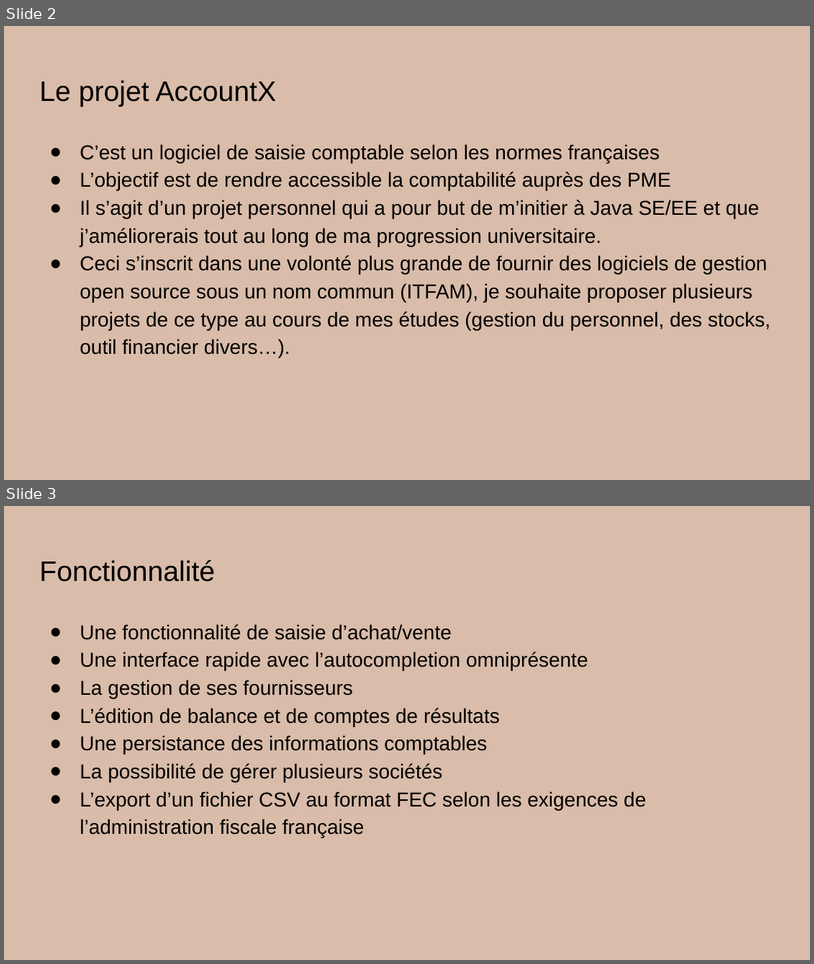
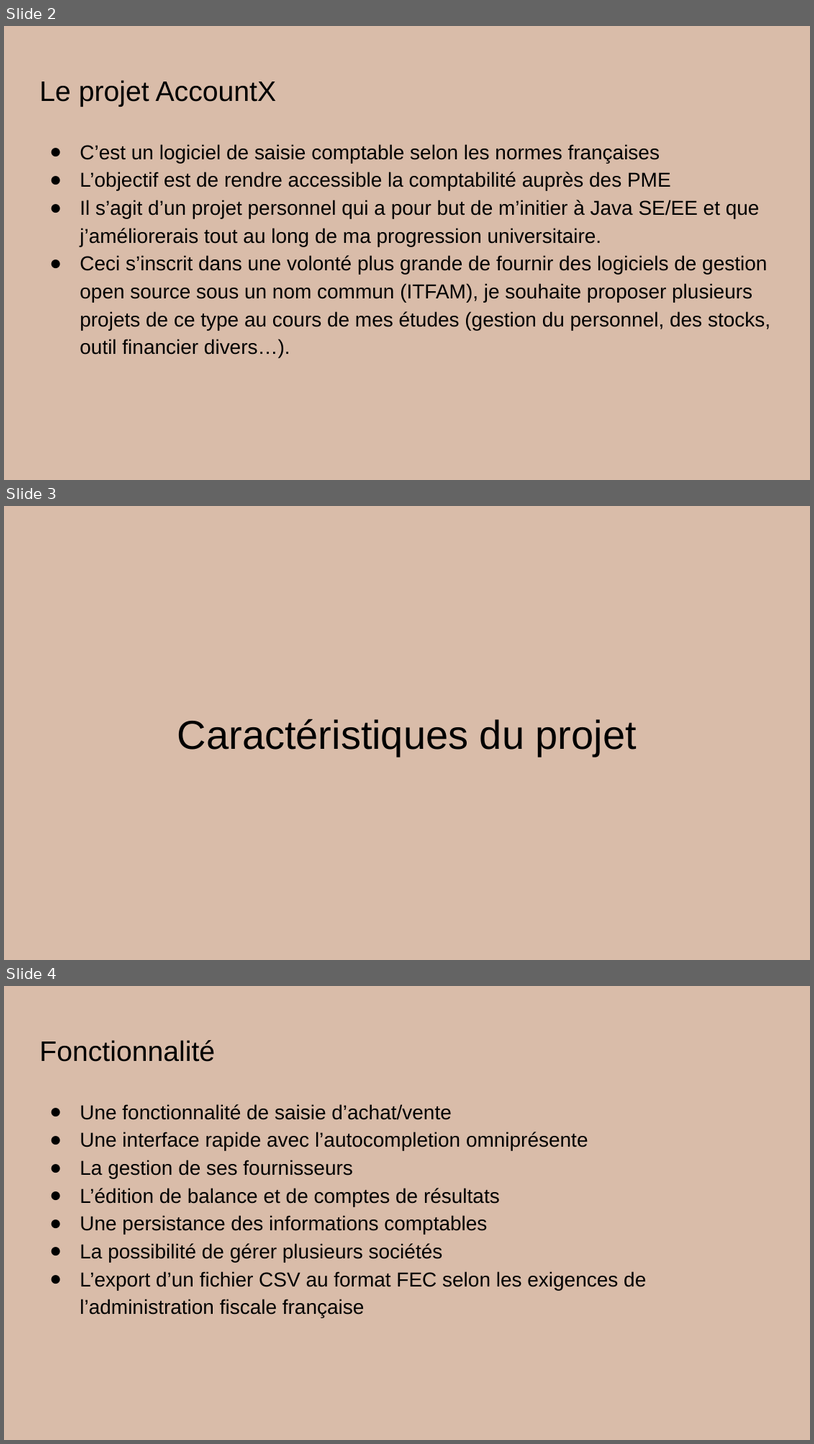
Before and after one commit to Tartopoiro/ITFAM-depreciated-, a slide deck: AccountX.pptx. Shown one above the other, each under a label of ours: slides 2 and 3 before the commit, slides 2, 3 and 4 after it. The pictures are 814x964 and 814x1444 pixels, drawn with LibreOffice and Linux fonts; fonts in the diff are those of the drawing; background and template pictures are left out. Boxes give left, top, right and bottom in pixels: in the first picture for what was removed or moved away, otherwise in the second. Text is boxed around its words. In the diff, an @@ line names an element or a change of style, - is before the commit and + after.

```diff
--- a/AccountX.pptx
+++ b/AccountX.pptx
@@ slide 3 added at (4,506,810,960), background #D9BCA9 @@
@@ title added at (178,718,637,756), 36 pt, text #000000 @@
+Caractéristiques du projet
@@ what was slide 3 is now slide 4 @@
```
Also in this commit, not shown: 3 slides changed, 8 other slides added, 4 other files.
